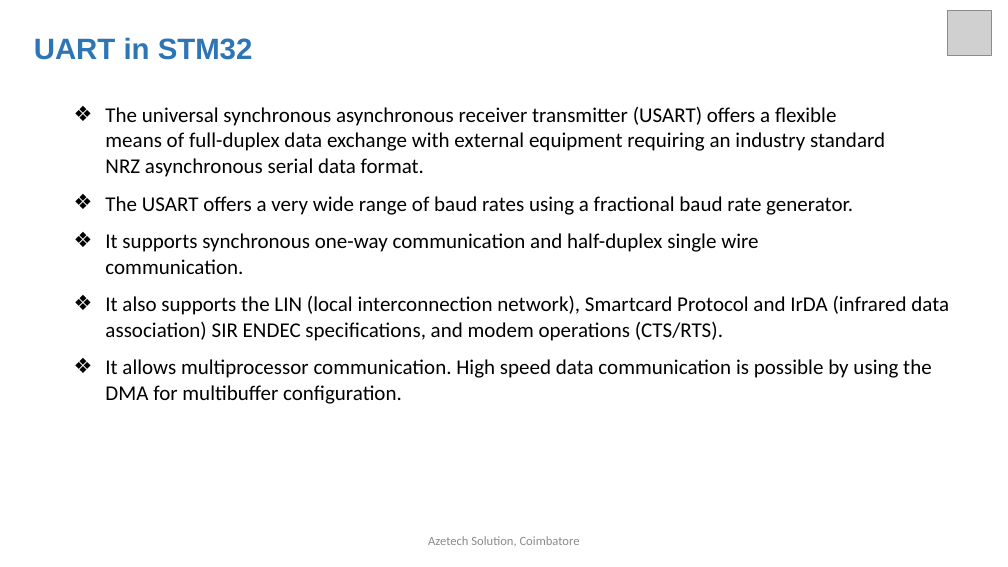
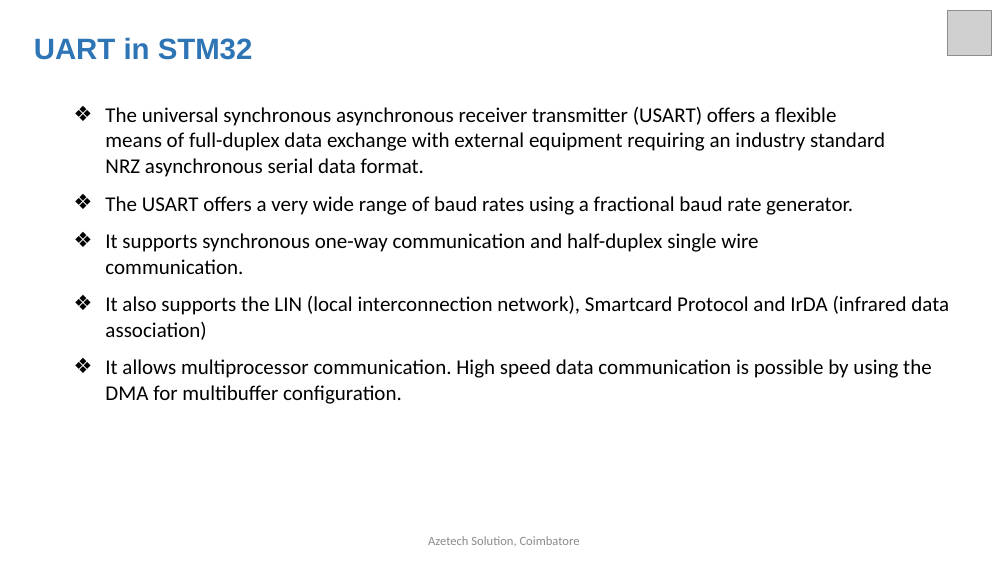
Before and after one commit to arulnelson/AZETECH-CLASS-NOTES, a slide deck: slide 14 of STM32_DOCS/STM32_UART.pptx. Drawn at 1008x567 pixels with LibreOffice and Linux fonts; fonts in the diff are those of the drawing; grey boxes stand for pictures. Boxes give left, top, right and bottom in pixels: in the first picture for what was removed or moved away, otherwise in the second. Text is boxed around its words. In the diff, an @@ line names an element or a change of style, - is before the commit and + after.

```diff
--- a/STM32_DOCS/STM32_UART.pptx
+++ b/STM32_DOCS/STM32_UART.pptx
@@ text at <box>105,296,949,340</box>: text changed @@
-❖ It also supports the LIN (local interconnection network), Smartcard Protocol and IrDA (infrared data association) SIR ENDEC specifications, and modem operations (CTS/RTS).
+❖ It also supports the LIN (local interconnection network), Smartcard Protocol and IrDA (infrared data association)
```
Also in this commit, not shown: 3 other slides changed, 2 slides added.
